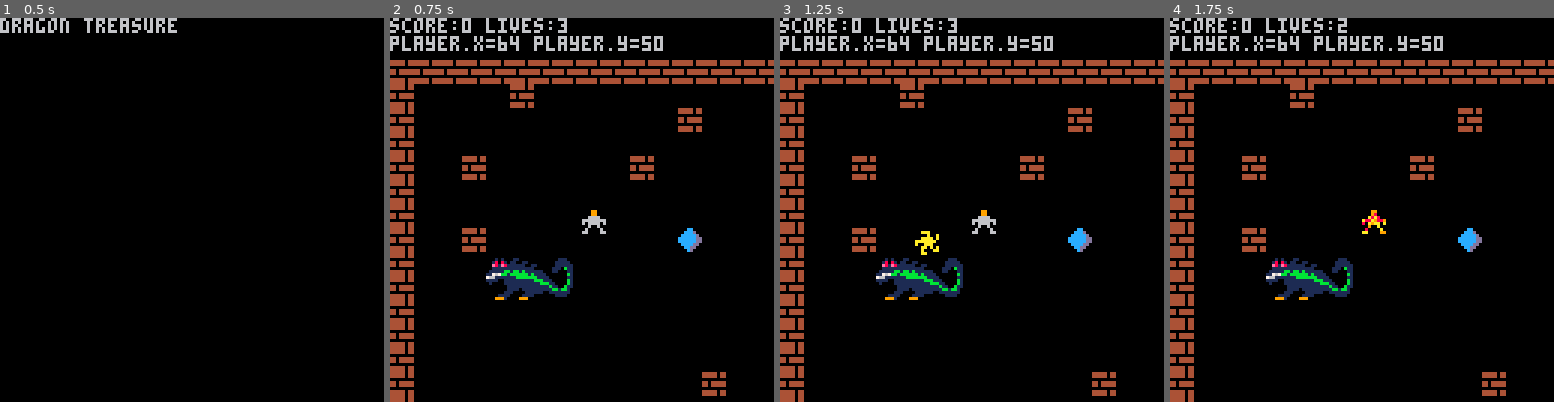
Above: before the commit, frames 1-4 (left to right).
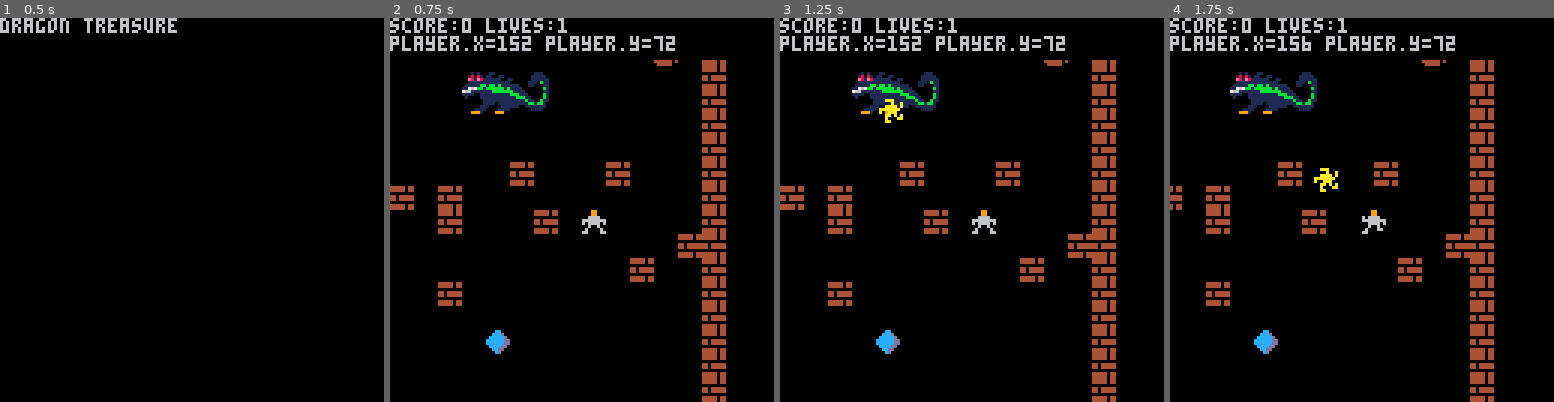
Above: after the commit, the same moments.

Repository: HNE74/pico8
Game: PICO-8 cartridge dtreasure/dtreasure.p8
Same seed, same stepped clock (60 frames per second), same inputs: the game is played once before the commit and once after it.
Inputs:
- Up to frame 1 (0.5 s): tap X (X key) at 0.33 s
- Up to frame 2 (0.75 s): tap O (Z key) at 0.7 s
- Up to frame 3 (1.25 s): tap X (X key) at 1.07 s
- Up to frame 4 (1.75 s): hold Right from 1.6 s (still down); tap O (Z key) at 1.7 s

Frame 1 is identical in both runs. In frame 2, 18% of the frame differs, in the area x 0-100%, y 0-100%; in frame 3, 18%; in frame 4, 18%.

Commit message:
fix player startpos

Diff:
--- a/dtreasure/dtreasure.p8
+++ b/dtreasure/dtreasure.p8
@@ -20,9 +20,7 @@
 function create_game()
   game={}
   game.bgcolor=0
-  game.score=0
   game.state=1
-  game.lives=3
 
   game.states={}
   game.states["start"]=0
@@ -40,8 +38,8 @@
   world.xcam=0
   world.ycam=0
   world.tiles={}
-  world.width=30
-  world.height=30
+  world.width=25
+  world.height=25
   world.obstacles=25
 
   for y=1,world.height do
@@ -179,8 +177,6 @@
 function create_player()
   player={}
   player.w,player.h=8,8
-  player.xp=128/2-world.xcamoffset
-  player.yp=128/2-world.ycamoffset
   player.minsprite=1
   player.maxsprite=3
   player.sprite=player.minsprite
@@ -193,6 +189,33 @@
   player.hasshield=false
   player.shieldsprite=28
   player.shielddrawn=false
+  player.lives=1
+  player.score=0
+
+  init_player_startpos()
+end
+
+function init_player_startpos()
+  local pcol=true
+  local px,py=-1,-1
+  while(pcol==true) do
+    player.xp=flr(rnd(world.width))*tile.w
+    player.yp=flr(rnd(world.height))*tile.h
+    pcol=false
+    for t in all(world.tiles) do
+      local anycol=intersect(t,player)
+      if anycol and t.value~=0 then
+        pcol=true
+      end
+    end
+
+    if not pcol then
+      pcol=intersect(player,dragon)
+    end
+  end
+
+  world.xcam=player.xp-(64-world.xcamoffset)
+  world.ycam=player.yp-(64-world.ycamoffset)
 end
 
 function create_sword(pos)
@@ -303,13 +326,24 @@
     or game.state==game.states["player_hit"]
     or game.state==game.states["dragon_dead"] then
     draw_run()
+  elseif game.state==game.states["game_over"] then
+    draw_game_over()
   end
 end
 
 function draw_start()
-  cls()
+  cls(game.bgcolor)
+  camera(0,0)
   print("dragon treasure")
 end
+
+function draw_game_over()
+  cls(game.bgcolor)
+  camera(0,0)
+  print("game over")
+  print("score: "..player.score)
+end
+
 
 function draw_run()
   draw_header()
@@ -323,7 +357,7 @@
   cls(game.bgcolor)
   camera(0,0)
   clip()
-  print("score:"..game.score.." lives:"..game.lives)
+  print("score:"..player.score.." lives:"..player.lives)
   print("player.x="..player.xp.." player.y="..player.yp)
 end
 
@@ -382,6 +416,15 @@
     or game.state==game.states["player_hit"]
     or game.state==game.states["dragon_dead"] then
     update_run()
+  elseif game.state==game.states["game_over"] then
+    update_game_over()
+  end
+end
+
+function update_game_over()
+  local b4,b5=btn(4),btn(5)
+  if b4 then
+    game.state=game.states["start"]
   end
 end
 
@@ -480,7 +523,12 @@
 function update_player_hit()
   dead.cnt+=1
   if dead.cnt >=40 then
-    game.state=1
+    if player.lives>0 then
+      init_player_startpos()
+      game.state=game.states["run"]
+    else
+      game.state=game.states["game_over"]
+    end
     return
   end
   animate_object(dead)
@@ -526,17 +574,17 @@
 
 function take_item(tile)
   if tile.value==2 then
-    game.score+=5
+    player.score+=5
   elseif tile.value==3 then
-    game.score+=10
+    player.score+=10
   elseif tile.value==4 then
-    game.score+=15
+    player.score+=15
   elseif tile.value==5 then
-    game.score+=20
+    player.score+=20
   elseif tile.value==6 then
-    game.score+=50
+    player.score+=50
   elseif tile.value==7 then
-    game.score+=100
+    player.score+=100
   elseif tile.value==8 then
     player.hassword=true
   elseif tile.value==9 then
@@ -581,7 +629,7 @@
         create_shield_tile()
       end
 
-      game.lives-=1
+      player.lives-=1
       game.state=2
       create_dead()
       del(dragon.fire,f)
